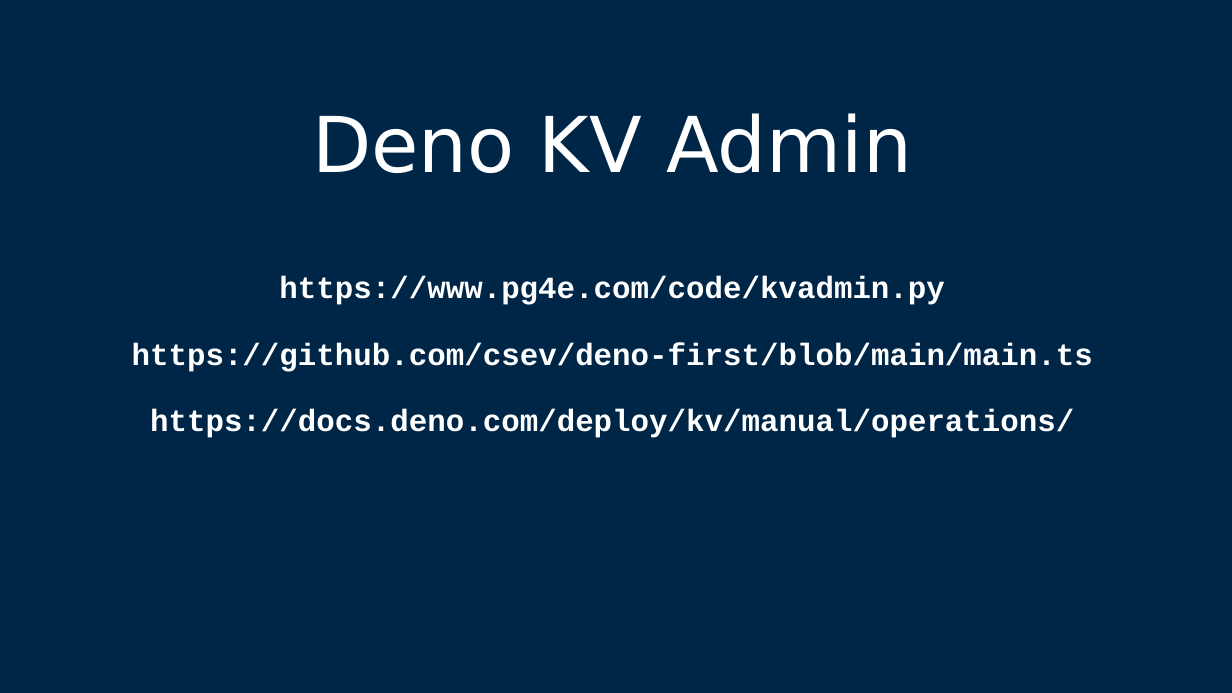
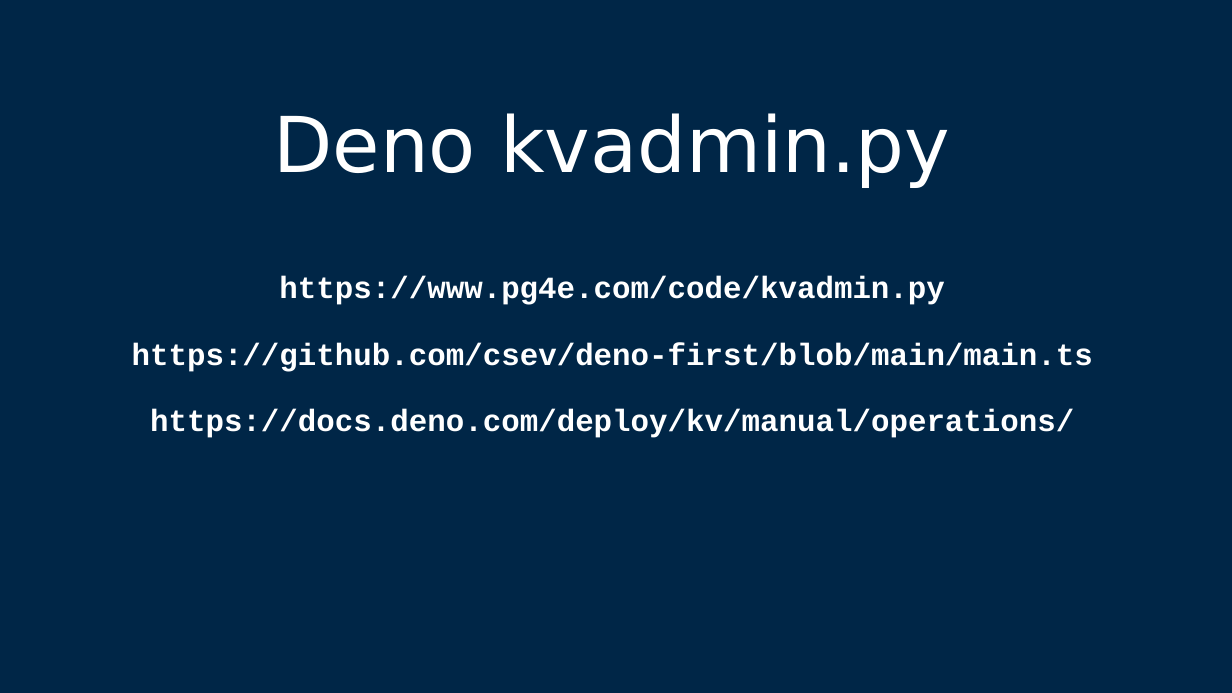
Before and after one commit to csev/pg4e, a slide deck: slide 35 of lectures/07-DenoKV.pptx (slide 36 before the commit). Drawn at 1232x693 pixels with LibreOffice and Linux fonts; fonts in the diff are those of the drawing. Boxes give left, top, right and bottom in pixels: in the first picture for what was removed or moved away, otherwise in the second. Text is boxed around its words. In the diff, an @@ line names an element or a change of style, - is before the commit and + after.

```diff
--- a/lectures/07-DenoKV.pptx
+++ b/lectures/07-DenoKV.pptx
@@ title at box(132, 113, 1093, 438): text changed @@
-Deno KV Admin
-https://www.pg4e.com/code/kvadmin.py
-https://github.com/csev/deno-first/blob/main/main.ts
-https://docs.deno.com/deploy/kv/manual/operations/
+Deno kvadmin.py
+https://www.pg4e.com/code/kvadmin.py
+https://github.com/csev/deno-first/blob/main/main.ts
+https://docs.deno.com/deploy/kv/manual/operations/
```
Also in this commit, not shown: 15 other slides changed, 2 slides removed, 1 other file.
